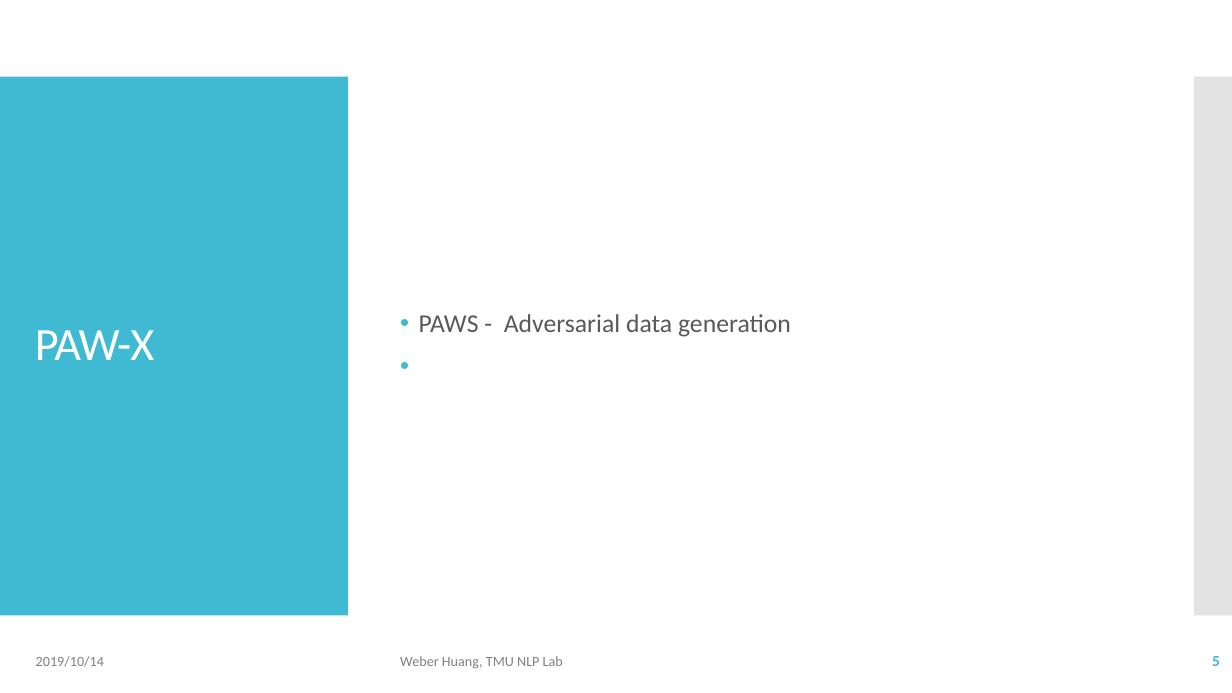
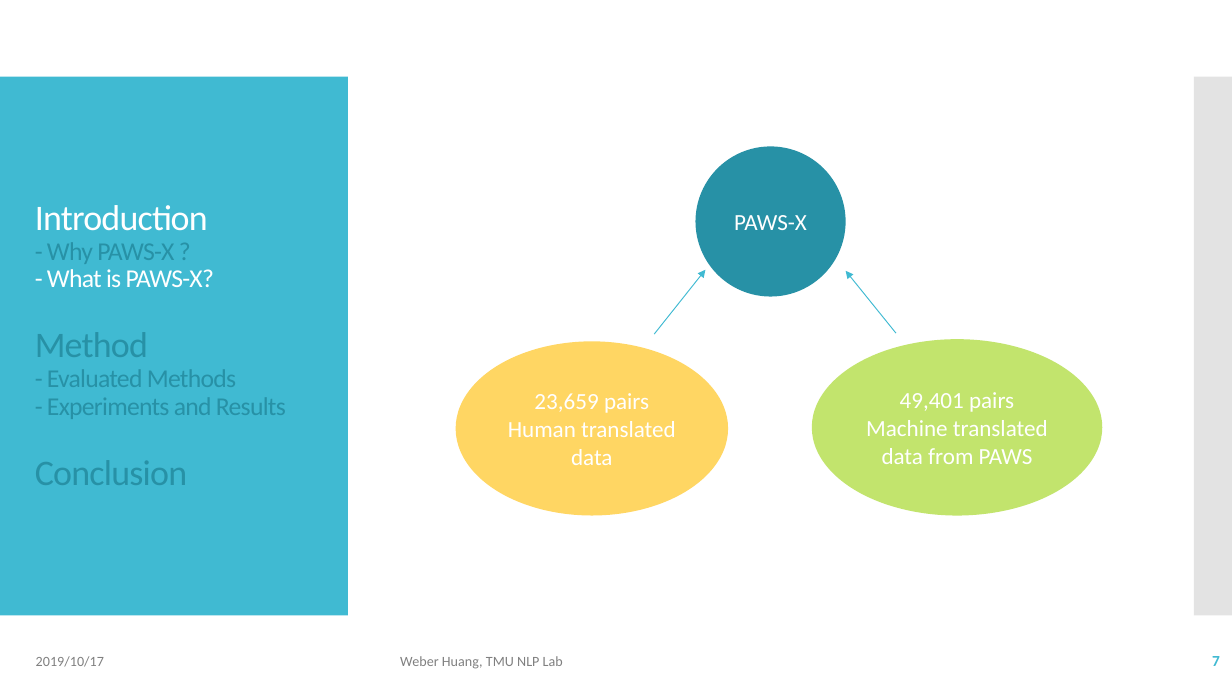
Before and after one commit to Weber12321/TMU-GIDS, a slide deck: slide 7 of Lab/Paper survey I.pptx (slide 5 before the commit). Drawn at 1232x693 pixels with LibreOffice and Linux fonts; fonts in the diff are those of the drawing. Boxes give left, top, right and bottom in pixels: in the first picture for what was removed or moved away, otherwise in the second. Text is boxed around its words. In the diff, an @@ line names an element or a change of style, - is before the commit and + after.

```diff
--- a/Lab/Paper survey I.pptx
+++ b/Lab/Paper survey I.pptx
@@ ellipse added at (696, 146, 846, 296), fill #2791A6, 18 pt, text #FFFFFF @@
+PAWS-X
@@ title at (35, 205, 286, 485): text changed; size 36 to 20 pt; text colour #FFFFFF to #2791A6 @@
-PAW-X
+Introduction
+- Why PAWS-X ?
+- What is PAWS-X?
+Method
+- Evaluated Methods
+- Experiments and Results
+Conclusion
@@ arrow added from (654, 335) to (705, 270), #40BAD2 0.75 pt @@
@@ arrow added from (897, 333) to (846, 271), #40BAD2 0.75 pt @@
@@ text removed at (419, 314, 791, 337) @@
-• PAWS - Adversarial data generation
@@ ellipse added at (456, 341, 728, 515), fill #FFD663, 18 pt, text #FFFFFF @@
+23,659 pairs
+Human translated data
@@ ellipse added at (812, 339, 1103, 516), fill #C2E46D, 18 pt, text #FFFFFF @@
+49,401 pairs
+Machine translated data from PAWS
@@ text at (36, 656, 104, 667): text changed @@
-2019/10/14
+2019/10/17
@@ page number at (1212, 656, 1220, 666): text changed @@
-5
+7
```
Also in this commit, not shown: 10 other slides changed, 9 slides added, 1 slide removed, 6 other files.
